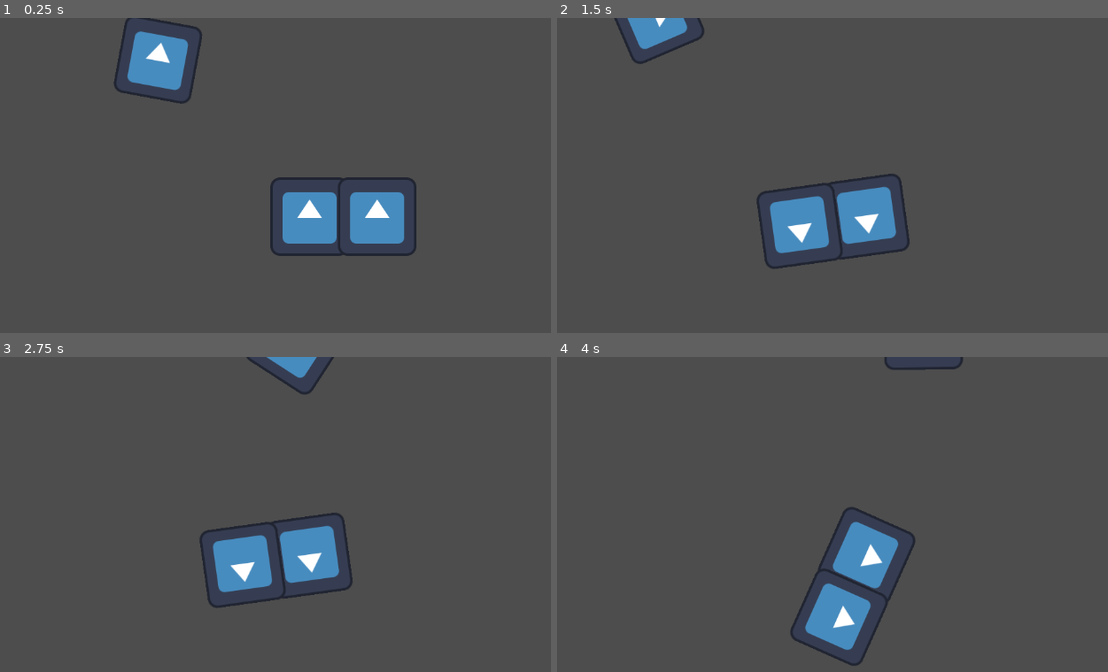
Above: before the commit, frames 1-4 (two rows, left to right).
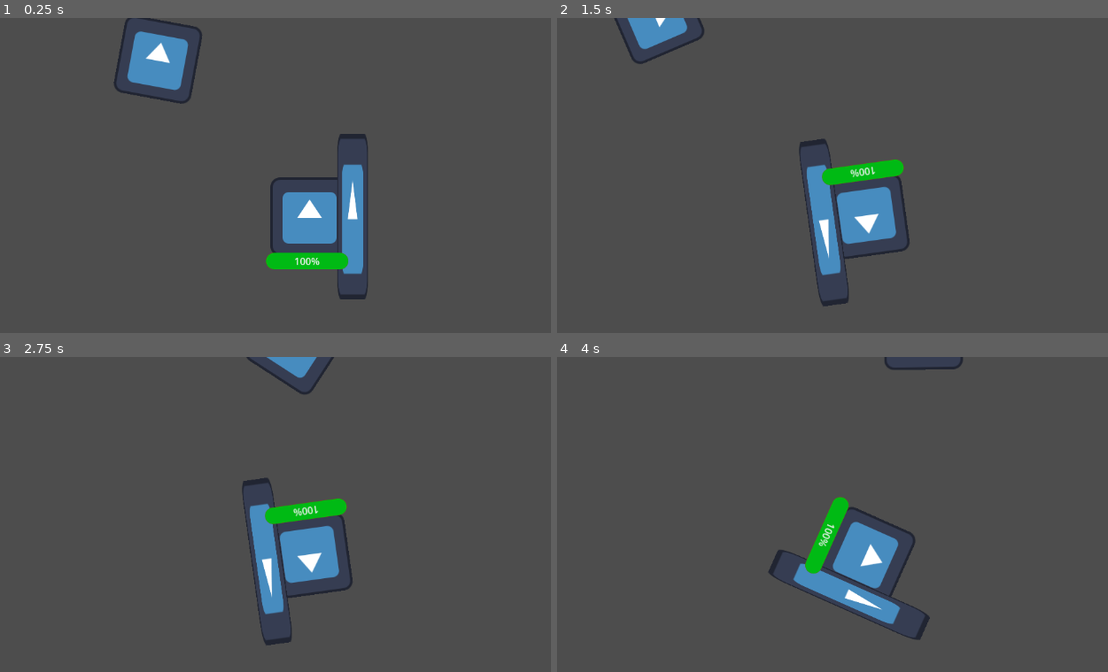
Above: after the commit, the same moments.

Repository: GavinWu42711/Campfire
Game: Godot game, scene res://Scenes/Main.tscn
The game is run twice, just before and just after one commit, with the same random seed, the same clock (stepped at 60 frames per second) and the same inputs. The project has no main scene, so this scene is started directly. The engine's default icon, where the game draws it, is replaced by a stand-in: a white triangle on a blue panel in a dark square.
Inputs (mouse positions are in pixels of both pictures, inside the frame that each line leads up to):
- Up to frame 1 (0.25 s): no input
- Up to frame 2 (1.5 s): move the mouse to (1019, 197) at 0.52 s; click (1019, 197) at 0.6 s; move the mouse to (722, 235) at 1.27 s; right-click (722, 235) at 1.35 s
- Up to frame 3 (2.75 s): move the mouse to (380, 467) at 2.02 s; click (380, 467) at 2.1 s
- Up to frame 4 (4 s): move the mouse to (832, 634) at 2.77 s; right-click (832, 634) at 2.85 s; tap Enter at 3.5 s; move the mouse to (1080, 615) at 3.52 s; click (1080, 615) at 3.6 s

The runs differ from the first frame. In frame 1, 3.6% of the frame differs, in the area x 48-76%, y 36-90%; in frame 2, 3.7%; in frame 3, 3.7%; in frame 4, 3.7%, in the area x 38-68%, y 44-99%.

Commit message:
working on attacks
working on all 3 attacks

Diff:
--- /dev/null
+++ b/campfire/Main.tscn
@@ -0,0 +1,7 @@
+[gd_scene format=3 uid="uid://bv0et8ndjqwyt"]
+
+[ext_resource type="PackedScene" uid="uid://r1lfrw2x34u4" path="res://Scenes/Player.tscn" id="1_glv2v"]
+
+[node name="Node2D" type="Node2D" unique_id=769676833]
+
+[node name="CharacterBody2D" parent="." unique_id=642714803 instance=ExtResource("1_glv2v")]
--- a/campfire/Scenes/Player.tscn
+++ b/campfire/Scenes/Player.tscn
@@ -3,6 +3,22 @@
 [ext_resource type="Script" uid="uid://cfsnofqaa5msp" path="res://Scripts/player.gd" id="1_gntrk"]
 [ext_resource type="Texture2D" uid="uid://cxipc0kbeetf7" path="res://Assets/icon.svg" id="2_gntrk"]
 [ext_resource type="PackedScene" uid="uid://b6hs2xmivlalh" path="res://Scenes/Tentacles.tscn" id="3_5ixxa"]
+[ext_resource type="PackedScene" uid="uid://dwrnit3xbeu4w" path="res://Scenes/Spikes.tscn" id="4_5ixxa"]
+[ext_resource type="PackedScene" uid="uid://c3h7oji1etkud" path="res://Scenes/Glutton.tscn" id="5_nn08x"]
+
+[sub_resource type="StyleBoxFlat" id="StyleBoxFlat_gntrk"]
+bg_color = Color(1, 0, 0, 1)
+corner_radius_top_left = 100
+corner_radius_top_right = 100
+corner_radius_bottom_right = 100
+corner_radius_bottom_left = 100
+
+[sub_resource type="StyleBoxFlat" id="StyleBoxFlat_dewec"]
+bg_color = Color(0, 0.7278886, 0.079686366, 1)
+corner_radius_top_left = 100
+corner_radius_top_right = 100
+corner_radius_bottom_right = 100
+corner_radius_bottom_left = 100
 
 [sub_resource type="CircleShape2D" id="CircleShape2D_kpjcp"]
 radius = 85.02353
@@ -13,8 +29,33 @@
 [node name="Sprite2D" type="Sprite2D" parent="." unique_id=126056785]
 texture = ExtResource("2_gntrk")
 
+[node name="Tentacles" parent="." unique_id=79731013 instance=ExtResource("3_5ixxa")]
+position = Vector2(70, 0)
+scale = Vector2(0.3917232, 2.116013)
+monitoring = false
+monitorable = false
+
+[node name="HpBar" type="ProgressBar" parent="." unique_id=555031898]
+offset_left = -71.0
+offset_top = 59.0
+offset_right = 63.0
+offset_bottom = 86.0
+theme_override_styles/background = SubResource("StyleBoxFlat_gntrk")
+theme_override_styles/fill = SubResource("StyleBoxFlat_dewec")
+value = 100.0
+
+[node name="Spikes" parent="." unique_id=954835427 instance=ExtResource("4_5ixxa")]
+visible = false
+scale = Vector2(1.506, 1.5)
+monitoring = false
+monitorable = false
+
+[node name="Glutton" parent="." unique_id=505521471 instance=ExtResource("5_nn08x")]
+visible = false
+position = Vector2(93, 0)
+scale = Vector2(0.88547325, 1.914584)
+monitoring = false
+monitorable = false
+
 [node name="CollisionShape2D" type="CollisionShape2D" parent="." unique_id=89703414]
 shape = SubResource("CircleShape2D_kpjcp")
-
-[node name="Area2D" parent="." unique_id=79731013 instance=ExtResource("3_5ixxa")]
-position = Vector2(110, 0)
--- a/campfire/Scenes/glutton.gd
+++ b/campfire/Scenes/glutton.gd
@@ -1,12 +1,13 @@
 extends Area2D
 
-var attackspeed = 2
+var attackspeed = 3
 var can_attack = true
 var damage = 15
 
-func _on_area_entered(enemy) -> void:
-	if can_attack:
-		enemy.take_damage_signal.emit(enemy)
+func _on_area_entered(body) -> void:
+	if can_attack && body is Enemy:
+		for i in get_overlapping_bodies():
+			body.take_damage_signal.emit(damage)
 	can_attack = false
 	attack_cd()
 
--- a/campfire/Scripts/player.gd
+++ b/campfire/Scripts/player.gd
@@ -1,6 +1,10 @@
 extends CharacterBody2D
 
 class_name Player
+
+@onready var hp_bar: ProgressBar = $HpBar
+@onready var spikes_wpn: Area2D = $Spikes
+@onready var glutton: Area2D = $Glutton
 
 signal take_damage_signal(damage:int)
 
@@ -13,13 +17,31 @@
 var dash_on_cd = false;
 var dash_cd = 5;
 var dash_range = 100;
+var hp = 100
+var max_hp = 100
+var vulnerable = true
+var alive = true
 
 func _ready() -> void:
 	take_damage_signal.connect(take_damage)
 	click_pos = position
 
 func take_damage(damage:int):
-	pass
+	if vulnerable && alive:
+		hp -= damage
+		hp_bar.value = hp
+		vulnerable = false
+		vulnerability_cd()
+	if hp <= 0:
+		hp = 0
+		die()
+
+func die():
+	queue_free()
+
+func vulnerability_cd():
+	await get_tree().create_timer(1).timeout
+	vulnerable = true
 
 func _physics_process(delta: float) -> void:
 	if Input.is_action_just_pressed("move"):
--- a/campfire/Scripts/spikes.gd
+++ b/campfire/Scripts/spikes.gd
@@ -2,11 +2,13 @@
 
 var attackspeed = 1
 var can_attack = true
-var damage = 7
+var damage = 5
+var spikes = 1
 
-func _on_area_entered(enemy) -> void:
-	if can_attack:
-		enemy.take_damage_signal.emit(enemy)
+func _on_area_entered(body) -> void:
+	if can_attack && body is Enemy:
+		for i in get_overlapping_bodies():
+			body.take_damage_signal.emit(damage * spikes)
 	can_attack = false
 	attack_cd()
 
--- a/campfire/Scripts/tentacles.gd
+++ b/campfire/Scripts/tentacles.gd
@@ -1,11 +1,15 @@
 extends Area2D
-var attackspeed = 1.5
+var attackspeed = 1
 var can_attack = true
-var damage = 10
+var damage = 3
+var tentacles = 1
 
-func _on_area_entered(enemy) -> void:
-	if can_attack:
-		enemy.take_damage_signal.emit(damage)
+func _on_area_entered(body) -> void:
+	if can_attack && body is Enemy:
+		for i in get_overlapping_bodies():
+			for j in tentacles:
+				await get_tree().create_timer(0.2).timeout
+				body.take_damage_signal.emit(damage)
 	can_attack = false
 	attack_cd()
 
Not shown: 1 places in campfire/Scenes/Enemy.tscn that only renumber resources
